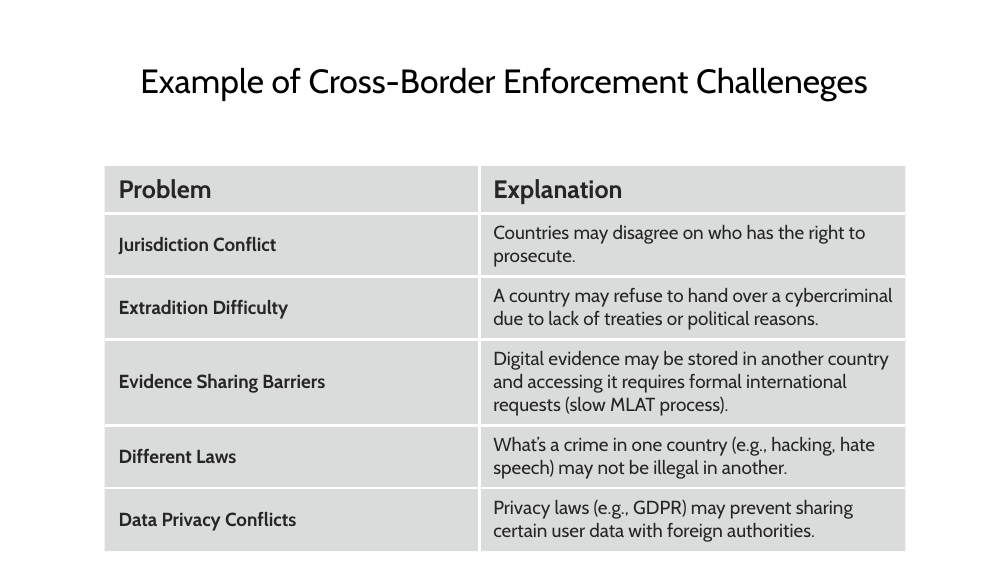
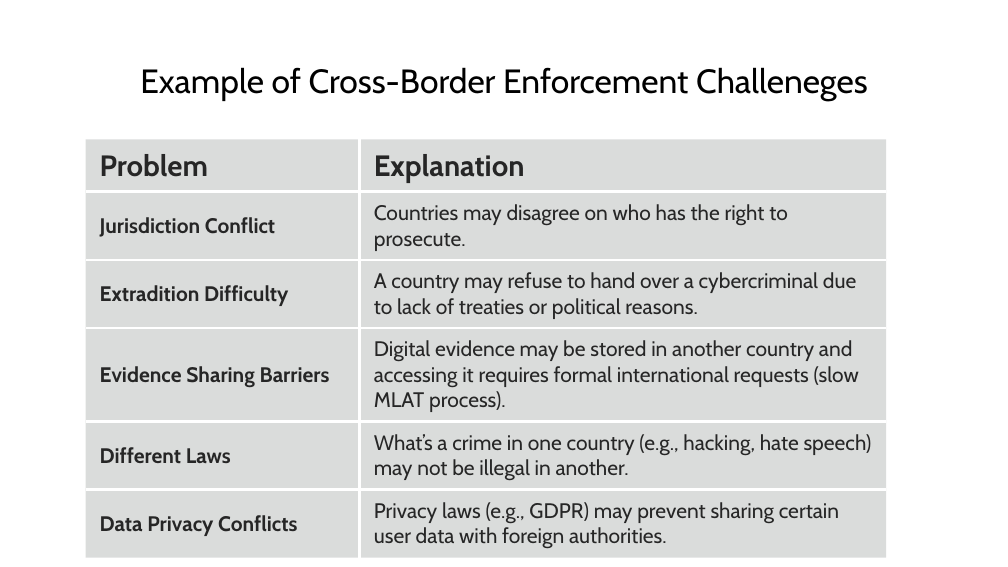
Before and after one commit to shakiliitju/M.Sc-in-ICT, a slide deck: slide 48 of Semester 2/Applied Cyber Security/Lecture/L7.pptx (slide 50 before the commit). Drawn at 1008x567 pixels with LibreOffice and Linux fonts; fonts in the diff are those of the drawing. Boxes give left, top, right and bottom in pixels: in the first picture for what was removed or moved away, otherwise in the second. Text is boxed around its words. In the diff, an @@ line names an element or a change of style, - is before the commit and + after.

```diff
--- a/Semester 2/Applied Cyber Security/Lecture/L7.pptx
+++ b/Semester 2/Applied Cyber Security/Lecture/L7.pptx
@@ table at (85, 139, 886, 552) @@
@@ size 24 to 28 pt in "Problem", "Explanation" @@
@@ size 18 to 20 pt @@
@@ table: place and size @@
-table at (104, 166, 906, 567)
+table at (85, 139, 886, 552)
```
Also in this commit, not shown: 25 other slides changed, 2 slides removed.
